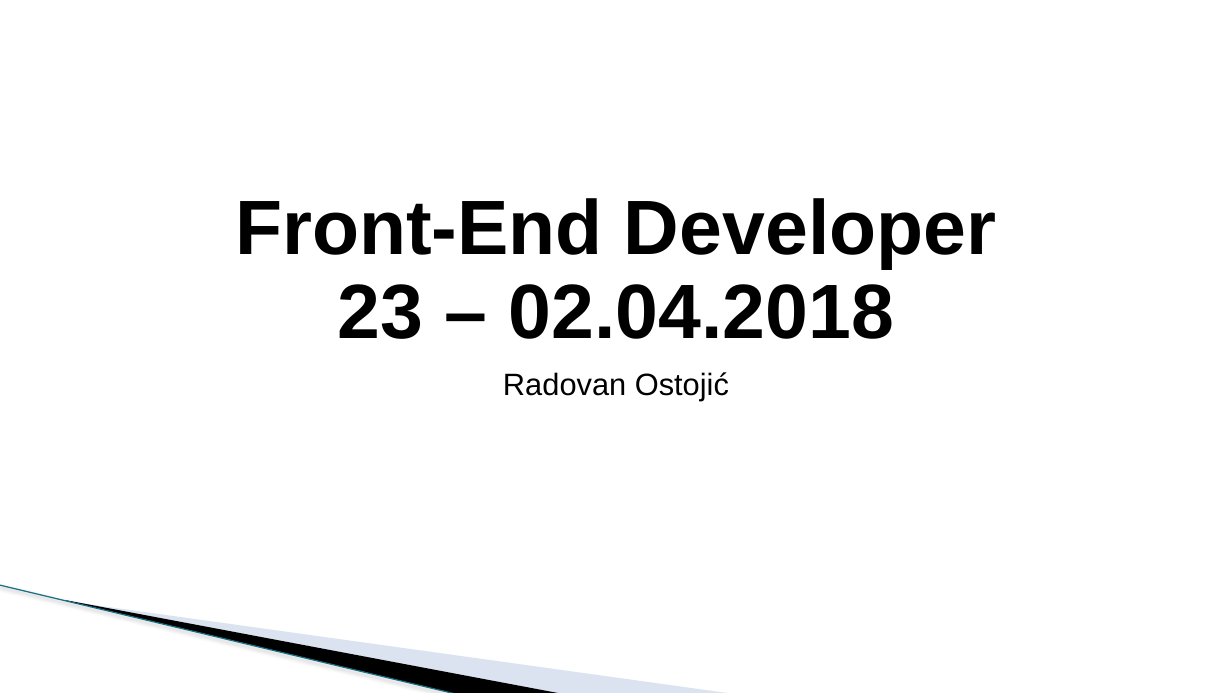
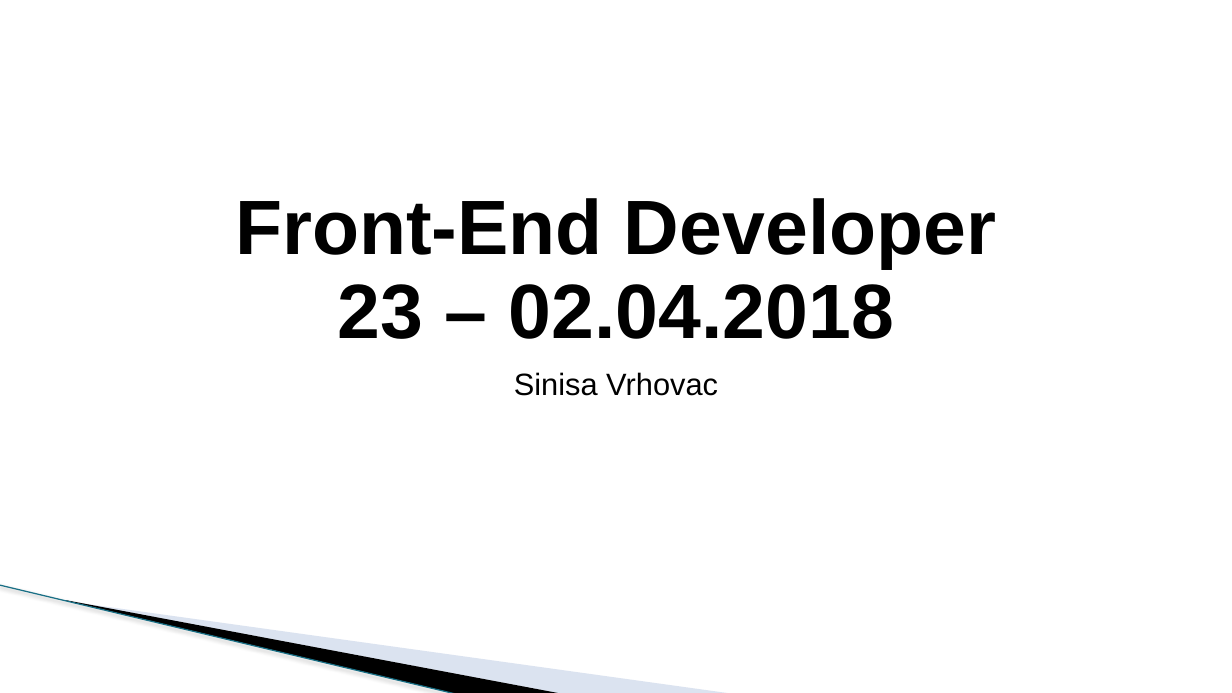
Before and after one commit to todalexcode/kurs-front-end, a slide deck: slide 1 of sesija-23/PPT/Front-End Developer-23.pptx. Drawn at 1232x693 pixels with LibreOffice and Linux fonts; fonts in the diff are those of the drawing; background and template pictures are left out. Boxes give left, top, right and bottom in pixels: in the first picture for what was removed or moved away, otherwise in the second. Text is boxed around its words. In the diff, an @@ line names an element or a change of style, - is before the commit and + after.

```diff
--- a/sesija-23/PPT/Front-End Developer-23.pptx
+++ b/sesija-23/PPT/Front-End Developer-23.pptx
@@ subtitle at [514,372,718,396]: text changed @@
-Radovan Ostojić
+Sinisa Vrhovac
```
Also in this commit, not shown: 1 other slide changed, 12 slides added, 2 slides removed, 34 other files.
